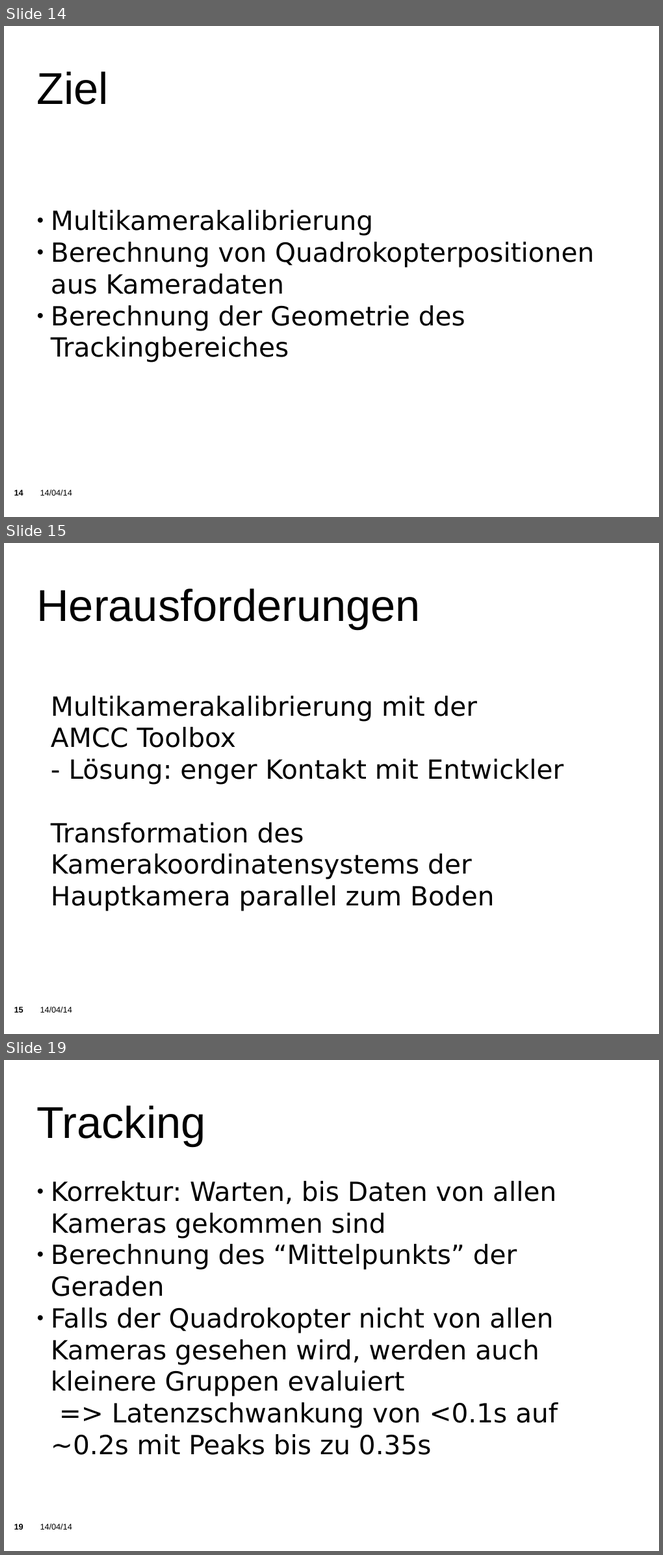
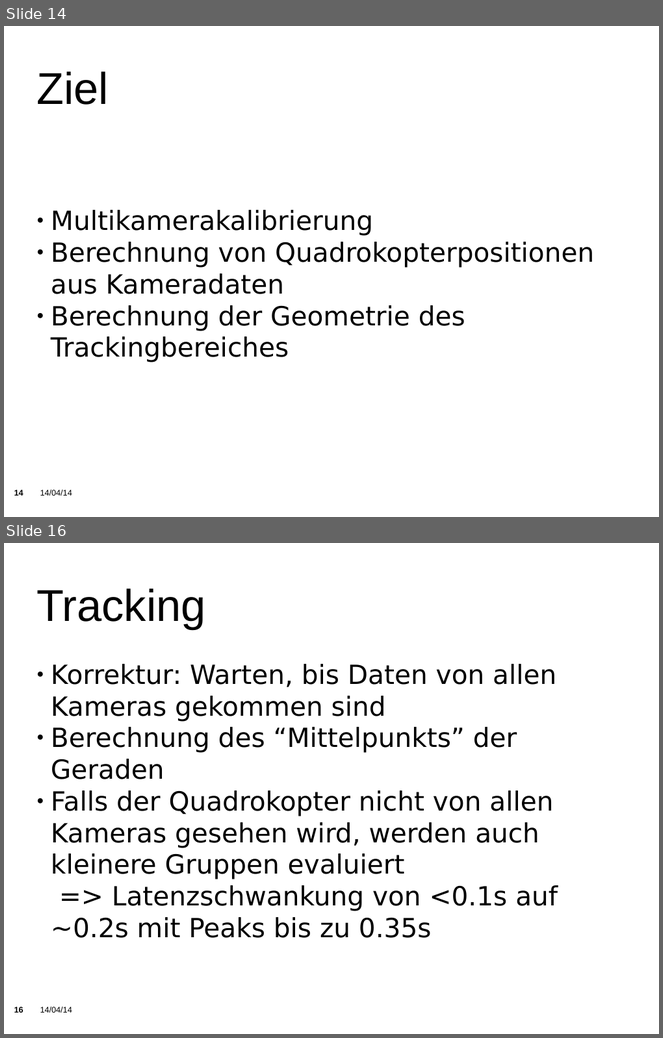
Before and after one commit to KITrokopter/Presentation, a slide deck: PresentationInTotal v0.1.odp. Shown one above the other, each under a label of ours: slides 14, 15 and 19 before the commit, slides 14 and 16 after it; the slides between them are not shown. The pictures are 663x1555 and 663x1038 pixels, drawn with LibreOffice and Linux fonts; fonts in the diff are those of the drawing; background and template pictures are left out. Boxes give left, top, right and bottom in pixels: in the first picture for what was removed or moved away, otherwise in the second. Text is boxed around its words. In the diff, an @@ line names an element or a change of style, - is before the commit and + after.

```diff
--- a/PresentationInTotal v0.1.odp
+++ b/PresentationInTotal v0.1.odp
@@ slide 15 removed at <box>4,543,659,1034</box>, background picture (left out); not listed: 2 template elements that a slide beside it also shows @@
@@ title removed at <box>36,589,421,630</box> @@
-Herausforderungen
@@ subtitle removed at <box>51,696,564,912</box> @@
-Multikamerakalibrierung mit der
-AMCC Toolbox
-- Lösung: enger Kontakt mit Entwickler
-Transformation des Kamerakoordinatensystems der Hauptkamera parallel zum Boden
@@ what was slide 19 is now slide 16 @@
```
Also in this commit, not shown: 1 slide changed, 2 other slides removed.
